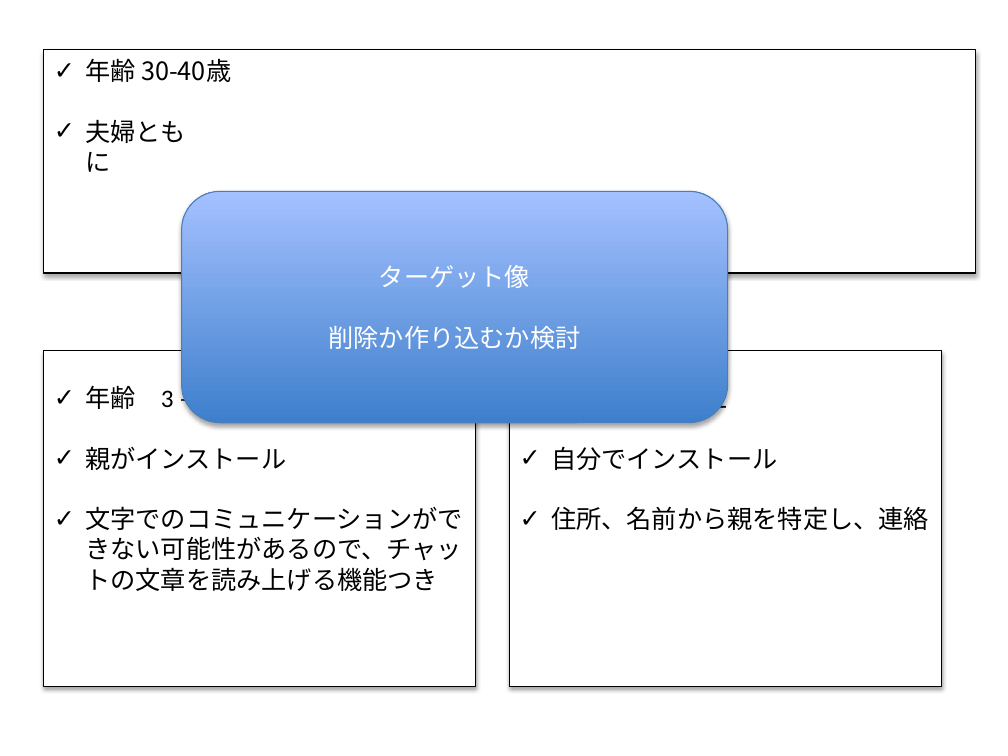
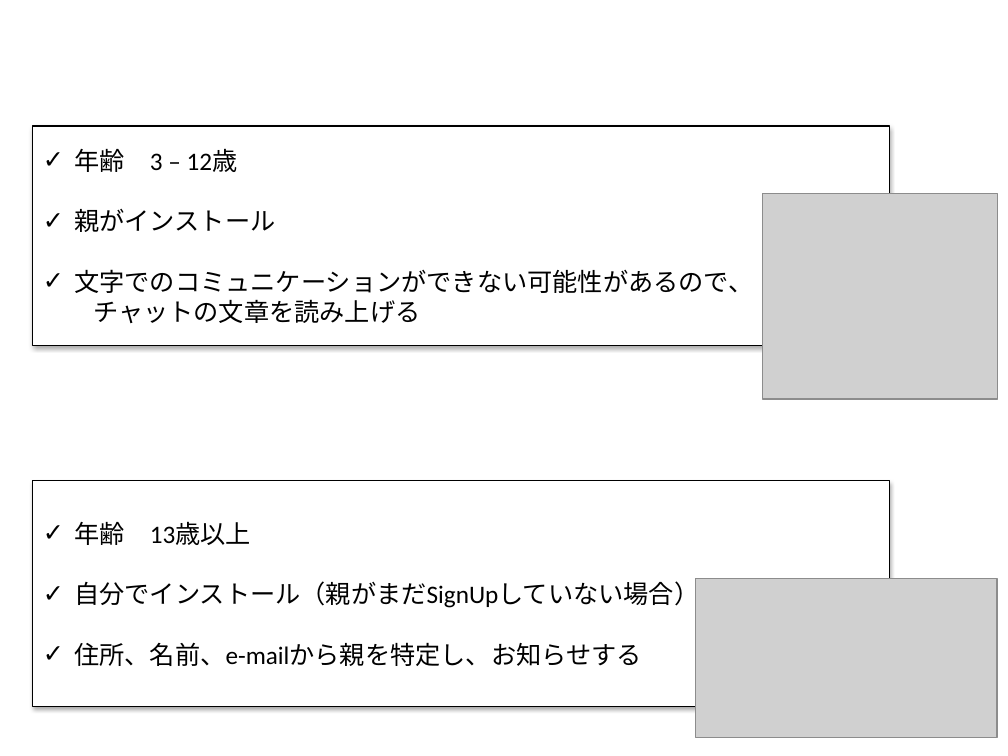
Before and after one commit to nvquocbao/LOC, a slide deck: slide 8 of 02_Requirement/Hackathon20161211.pptx (slide 3 before the commit). Drawn at 1008x756 pixels with LibreOffice and Linux fonts; fonts in the diff are those of the drawing; grey boxes stand for pictures. Boxes give left, top, right and bottom in pixels: in the first picture for what was removed or moved away, otherwise in the second. Text is boxed around its words. In the diff, an @@ line names an element or a change of style, - is before the commit and + after.

Commit message:
Update

```diff
--- a/02_Requirement/Hackathon20161211.pptx
+++ b/02_Requirement/Hackathon20161211.pptx
@@ rectangle removed at (43,49,976,273) @@
-✓ 年齢 30-40歳
-✓ 夫婦ともに
@@ rectangle "年齢 3 – 12歳": place and size @@
-rectangle "年齢 3 – 12歳" at (43,351,475,686)
+rectangle "年齢 3 – 12歳" at (33,126,890,346)
@@ rounded rectangle removed at (181,192,728,423) @@
-ターゲット像
-削除か作り込むか検討
@@ picture added at (762,194,997,399) @@
@@ text in rectangle at (74,269,753,323): text changed @@
-✓ 文字でのコミュニケーションができない可能性があるので、チャットの文章を読み上げる機能つき
+✓ 文字でのコミュニケーションができない可能性があるので、
+チャットの文章を読み上げる
@@ rectangle "年齢 13歳以上": place and size @@
-rectangle "年齢 13歳以上" at (510,351,941,686)
+rectangle "年齢 13歳以上" at (33,481,890,707)
@@ text in rectangle at (74,578,699,666): text changed @@
-✓ 自分でインストール
-✓ 住所、名前から親を特定し、連絡
+✓ 自分でインストール（親がまだSignUpしていない場合）
+✓ 住所、名前、e-mailから親を特定し、お知らせする
@@ picture added at (696,579,997,737) @@
```
Also in this commit, not shown: 6 other slides changed, 3 slides added, 5 slides removed.
